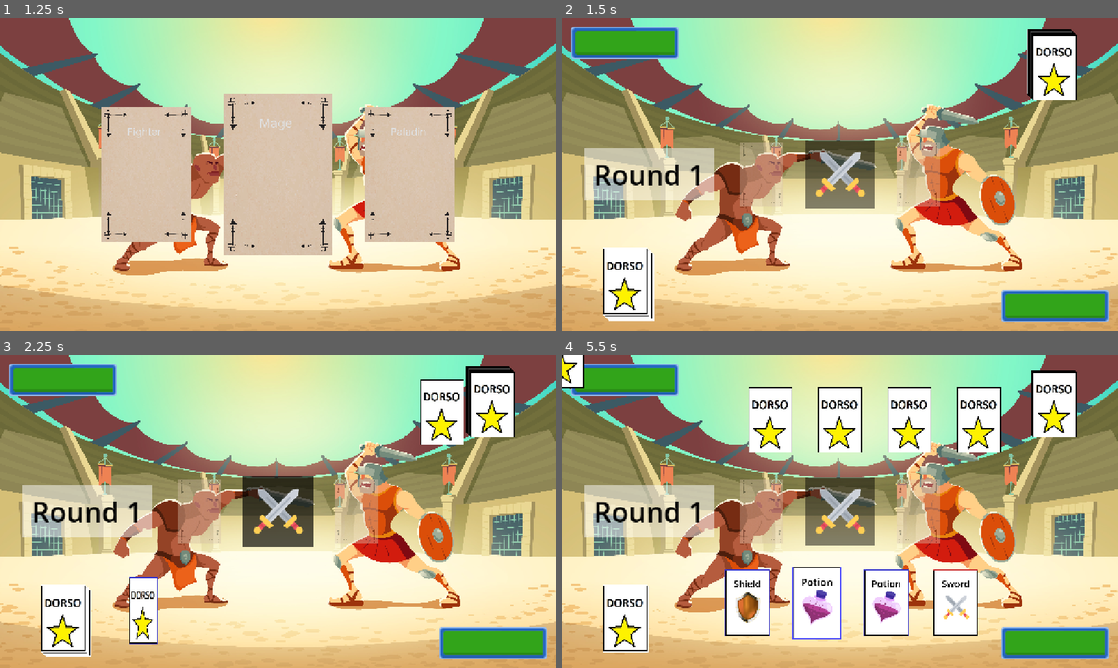
Above: before the commit, frames 1-4 (two rows, left to right).
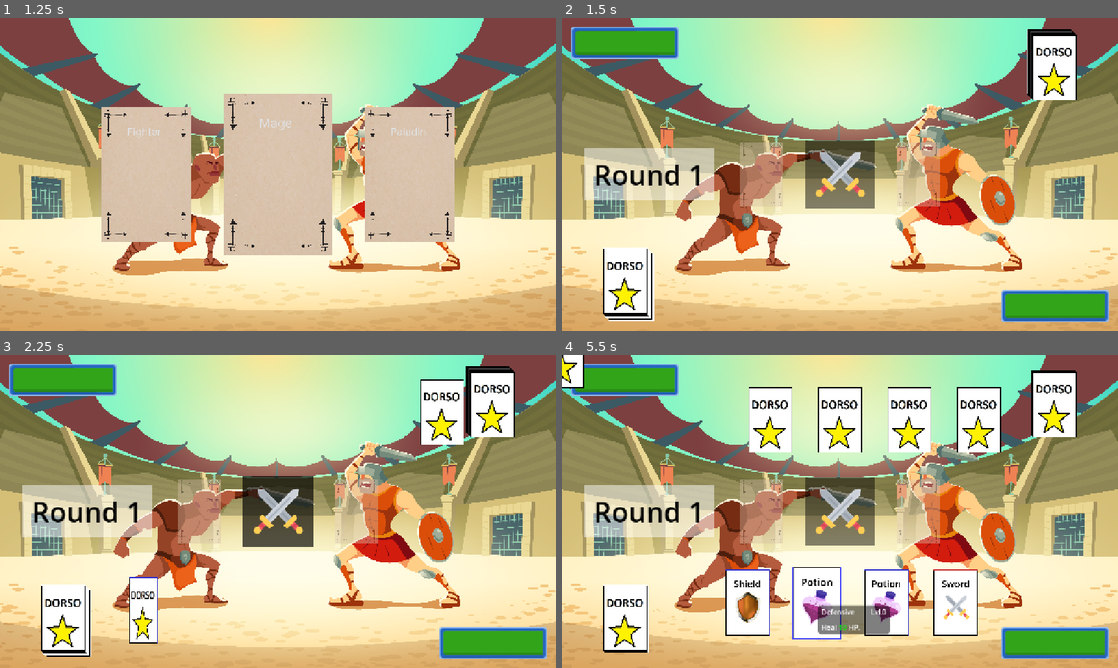
Above: after the commit, the same moments.

Repository: ChrisNGDC/cards_combat_game
Game: Godot game, scene res://escenes/main_menu.tscn
The game is run twice, just before and just after one commit, with the same random seed, the same clock (stepped at 60 frames per second) and the same inputs.
Inputs (mouse positions are in pixels of both pictures, inside the frame that each line leads up to):
- Up to frame 1 (1.25 s): click "Play" at 0.5 s
- Up to frame 2 (1.5 s): tap Enter at 1.25 s; drag from (706, 174) to (973, 174) at 1.27 s
- Up to frame 3 (2.25 s): click (278, 511) at 2 s
- Up to frame 4 (5.5 s): click (840, 511) at 2.75 s; click (840, 511) at 3.5 s; drag from (745, 602) to (884, 602) at 4.27 s; move the mouse to (817, 602) at 5.02 s; tap I at 5.1 s; click (817, 602) at 5.17 s

Frame 1 is identical in both runs. In frame 2, less than 0.1% of the frame differs, in the area x 7-17%, y 74-97%; in frame 3, less than 0.1%; in frame 4, 1.3%, in the area x 7-59%, y 68-96%.
Error in both runs: Invalid type in function 'window_set_size' in base 'DisplayServer'. Cannot convert argument 1 from Nil to Vector2i. (res://scripts/config_manager.gd:42)

Commit message:
build-patch; add tooltip functionality for cards, including new tooltip scene and updates to card descriptions

Diff:
--- /dev/null
+++ b/escenes/canvas_layer.tscn
@@ -0,0 +1,4 @@
+[gd_scene format=3 uid="uid://dwougphpc3plb"]
+
+[node name="CanvasLayer" type="CanvasLayer" unique_id=2136716578]
+layer = 128
--- a/escenes/card.tscn
+++ b/escenes/card.tscn
@@ -1,6 +1,7 @@
 [gd_scene format=3 uid="uid://cniswy7pwm8r0"]
 
 [ext_resource type="Script" uid="uid://byy0gnvcl33js" path="res://scripts/Cards/card.gd" id="1_axbyx"]
+[ext_resource type="PackedScene" uid="uid://bemuew7rrnehv" path="res://escenes/card_info_tooltip.tscn" id="2_7o4fp"]
 [ext_resource type="Texture2D" uid="uid://bl7mqkxk72bga" path="res://images/card_border.png" id="2_o6ujv"]
 [ext_resource type="Texture2D" uid="uid://dkcqanw4fnmis" path="res://images/cardback.jpg" id="3_axbyx"]
 [ext_resource type="Texture2D" uid="uid://bysdss4i3428i" path="res://images/blank_card.jpg" id="3_mv2r5"]
@@ -14,11 +15,12 @@
 z_index = 1
 scale = Vector2(0.25, 0.25)
 script = ExtResource("1_axbyx")
+tooltip_scene = ExtResource("2_7o4fp")
 
 [node name="Borde" type="Sprite2D" parent="." unique_id=1286464844]
 z_index = 1
 position = Vector2(1.4543533e-05, -9.536743e-07)
-scale = Vector2(1.82, 1.865)
+scale = Vector2(1.81, 1.855)
 texture = ExtResource("2_o6ujv")
 
 [node name="CardFrontImage" type="Sprite2D" parent="." unique_id=630626316]
--- /dev/null
+++ b/escenes/card_info_tooltip.tscn
@@ -0,0 +1,47 @@
+[gd_scene format=3 uid="uid://bemuew7rrnehv"]
+
+[sub_resource type="StyleBoxFlat" id="StyleBoxFlat_h1i6l"]
+bg_color = Color(0, 0, 0, 0.5019608)
+border_blend = true
+corner_radius_top_left = 8
+corner_radius_top_right = 8
+corner_radius_bottom_right = 8
+corner_radius_bottom_left = 8
+expand_margin_left = 8.0
+expand_margin_top = 4.0
+expand_margin_right = 8.0
+expand_margin_bottom = 4.0
+
+[node name="CardInfoTooltip" type="PanelContainer" unique_id=936405202]
+z_index = 1
+offset_right = 3.0
+offset_bottom = 35.0
+size_flags_vertical = 3
+mouse_filter = 2
+theme_override_styles/panel = SubResource("StyleBoxFlat_h1i6l")
+
+[node name="VBox" type="VBoxContainer" parent="." unique_id=785434007]
+layout_mode = 2
+
+[node name="HBox" type="HBoxContainer" parent="VBox" unique_id=275228997]
+layout_mode = 2
+
+[node name="TypeLabel" type="Label" parent="VBox/HBox" unique_id=206401641]
+layout_mode = 2
+size_flags_horizontal = 2
+vertical_alignment = 1
+
+[node name="LevelLabel" type="Label" parent="VBox/HBox" unique_id=518753253]
+layout_mode = 2
+size_flags_horizontal = 10
+horizontal_alignment = 2
+vertical_alignment = 1
+
+[node name="HSeparator" type="HSeparator" parent="VBox" unique_id=5419257]
+layout_mode = 2
+
+[node name="InfoText" type="RichTextLabel" parent="VBox" unique_id=1959886063]
+custom_minimum_size = Vector2(150, 0)
+layout_mode = 2
+bbcode_enabled = true
+fit_content = true
--- a/project.godot
+++ b/project.godot
@@ -21,6 +21,7 @@
 GlobalData="*uid://d36hbym4lvg2a"
 SaveManager="*uid://wsmh8wpfeill"
 ConfigManager="*uid://dq4fpa7w2jdbu"
+TooltipManager="*uid://dwougphpc3plb"
 
 [display]
 
--- a/resources/translations.csv
+++ b/resources/translations.csv
@@ -11,6 +11,15 @@
 CARD_MAGIC,Magic,Magia
 CARD_MIRROR,Mirror,Espejo
 CARD_POTION,Potion,Poción
+CARD_OFFENSIVE,Offensive,Ofensiva
+CARD_DEFENSIVE,Defensive,Defensiva
+CARD_PHYSICAL,Physical,Físico
+CARD_MAGICAL,Magical,Mágico
+CARD_NONE,None,Ninguno
+CARD_OFFENSIVE_DESC,Deal [color=%s]%d[/color] %s damage to the enemy.,Inflige [color=%s]%d[/color] de daño %s al enemigo.
+CARD_SHIELD_DESC,Block [color=%s]%d[/color] Physical damage.,Bloquea [color=%s]%d[/color] de daño Físico.
+CARD_MIRROR_DESC,Reflect all Magic damage back to the enemy.,Refleja todo el daño Mágico de vuelta al enemigo.
+CARD_POTION_DESC,Heal [color=%s]%d[/color] HP.,Cura [color=%s]%d[/color] de vida.
 COMBAT_ROUND,Round,Ronda
 COMBAT_NEXT_ROUND,Next Round,Siguiente Ronda
 COMBAT_ROUND_WARNING,This can only be pressed with an empty deck and full hand.,Esto solo se puede presionar con el mazo vacío y la mano llena.
--- a/scripts/Cards/Mirror_card.gd
+++ b/scripts/Cards/Mirror_card.gd
@@ -2,4 +2,4 @@
 class_name MirrorCard
 
 func _init(_nivel_actual = 0, _nivel_max = 0):
-	super ("CARD_MIRROR", "res://images/mirror.png", "Defensivo", _nivel_actual, _nivel_max, "Ninguno")
+	super ("CARD_MIRROR", "res://images/mirror.png", "CARD_DEFENSIVE", _nivel_actual, _nivel_max, "CARD_NONE", "CARD_MIRROR_DESC")
--- a/scripts/Cards/base_card.gd
+++ b/scripts/Cards/base_card.gd
@@ -7,14 +7,16 @@
 @export var nivel_actual: int
 @export var nivel_max: int
 @export_enum("Fisico", "Magico", "Ninguno") var tipo_danio: String
+@export var description: String
 
-func _init(_nombre, _ruta_imagen, _tipo, _nivel_actual, _nivel_max, _tipo_danio):
+func _init(_nombre, _ruta_imagen, _tipo, _nivel_actual, _nivel_max, _tipo_danio, _description):
 	self.nombre = _nombre
 	self.ruta_imagen = _ruta_imagen
 	self.tipo = _tipo
 	self.nivel_actual = _nivel_actual
 	self.nivel_max = _nivel_max
 	self.tipo_danio = _tipo_danio
+	self.description = _description
 
 func upgradeable():
 	return nivel_actual < nivel_max
--- a/scripts/Cards/card.gd
+++ b/scripts/Cards/card.gd
@@ -2,6 +2,8 @@
 
 const COLOR_OFENSIVO = Color(0.8, 0.2, 0.2)
 const COLOR_DEFENSIVO = Color(0.2, 0.2, 0.8)
+
+@export var tooltip_scene: PackedScene
 
 @onready var level_label = $UpgradeLabel
 @onready var card_front = $CardFrontImage
@@ -22,7 +24,8 @@
 var anchor_pos: Vector2
 var own_by_player: bool
 var selected: bool = false
-
+var show_tooltip: bool = true
+var current_tooltip = null
 
 func _ready():
 	_aplicar_datos()
@@ -30,7 +33,17 @@
 
 
 func _process(_delta: float) -> void:
-	pass
+	if current_tooltip:
+		var mouse_pos = get_global_mouse_position()
+		var screen_size = get_viewport_rect().size
+		var tooltip_size = current_tooltip.get_global_rect().size
+		var offset = Vector2(10, 10)
+		if mouse_pos.x + offset.x + tooltip_size.x > screen_size.x:
+			offset.x = - tooltip_size.x
+		if mouse_pos.y + offset.y + tooltip_size.y > screen_size.y:
+			offset.y = - tooltip_size.y
+
+		current_tooltip.global_position = mouse_pos + offset
 
 
 func setup(datos: BaseCard, player: bool):
@@ -47,6 +60,32 @@
 	card_name.visible = si
 	level_label.visible = si
 	card_back.visible = !si
+
+
+func show_tooltip_info(si: bool):
+	if si:
+		current_tooltip = tooltip_scene.instantiate()
+		TooltipManager.add_child(current_tooltip)
+		current_tooltip.get_node("VBox/HBox/TypeLabel").text = tr(datos_carta.tipo)
+		current_tooltip.get_node("VBox/HBox/LevelLabel").text = "Lvl." + (str(datos_carta.nivel_actual) if datos_carta.nivel_actual < datos_carta.nivel_max else "Max")
+		var description_values = []
+		match datos_carta.nombre:
+			"CARD_SWORD":
+				description_values = ["#ff0000", datos_carta.damage_amount(), tr(datos_carta.tipo_danio)]
+			"CARD_MAGIC":
+				description_values = ["#ffff00", datos_carta.damage_amount(), tr(datos_carta.tipo_danio)]
+			"CARD_SHIELD":
+				description_values = ["#0000ff", datos_carta.block_amount()]
+			"CARD_MIRROR":
+				description_values = []
+			"CARD_POTION":
+				description_values = ["#00ff00", datos_carta.heal_amount()]
+		current_tooltip.get_node("VBox/InfoText").text = tr(datos_carta.description) % description_values
+		current_tooltip.global_position = get_global_mouse_position() + Vector2(0, 0)
+	else:
+		if current_tooltip:
+			current_tooltip.queue_free()
+			current_tooltip = null
 
 
 func _aplicar_datos():
@@ -67,9 +106,9 @@
 	if has_node("Borde"):
 		var nodo_borde = get_node("Borde")
 		match datos_carta.tipo:
-			"Ofensivo":
+			"CARD_OFFENSIVE":
 				nodo_borde.self_modulate = COLOR_OFENSIVO
-			"Defensivo":
+			"CARD_DEFENSIVE":
 				nodo_borde.self_modulate = COLOR_DEFENSIVO
 
 func quitar_borde():
@@ -89,10 +128,13 @@
 		level_label.label_settings = gold_style
 
 func _on_area_2d_mouse_entered():
-	if self.own_by_player and self.card_front.visible:
-		get_node("Borde").self_modulate *= 1.5
+	if self.card_front.visible:
+		if self.own_by_player:
+			get_node("Borde").self_modulate *= 1.5
 		if not self.selected:
 			apply_scale_tween(self.escala_grande)
+		if show_tooltip:
+			show_tooltip_info(true)
 
 
 func _on_area_2d_mouse_exited():
@@ -100,6 +142,8 @@
 		get_node("Borde").self_modulate /= 1.5
 		if not self.selected:
 			apply_scale_tween(self.escala_normal)
+		if current_tooltip:
+			show_tooltip_info(false)
 
 func apply_scale_tween(target_scale: Vector2):
 	var tween = create_tween().set_trans(Tween.TRANS_SINE).set_ease(Tween.EASE_OUT)
--- a/scripts/Cards/magic_card.gd
+++ b/scripts/Cards/magic_card.gd
@@ -2,4 +2,8 @@
 class_name MagicCard
 
 func _init(_nivel_actual = 0, _nivel_max = 0):
-	super ("CARD_MAGIC", "res://images/magic.png", "Ofensivo", _nivel_actual, _nivel_max, "Magico")
+	super ("CARD_MAGIC", "res://images/magic.png", "CARD_OFFENSIVE", _nivel_actual, _nivel_max, "CARD_MAGICAL", "CARD_OFFENSIVE_DESC")
+
+
+func damage_amount():
+	return 10 + nivel_actual * 5
--- a/scripts/Cards/potion_card.gd
+++ b/scripts/Cards/potion_card.gd
@@ -2,4 +2,8 @@
 class_name PotionCard
 
 func _init(_nivel_actual = 0, _nivel_max = 0):
-	super ("CARD_POTION", "res://images/potion.png", "Defensivo", _nivel_actual, _nivel_max, "Ninguno")
+	super ("CARD_POTION", "res://images/potion.png", "CARD_DEFENSIVE", _nivel_actual, _nivel_max, "CARD_NONE", "CARD_POTION_DESC")
+
+
+func heal_amount():
+	return 10 + nivel_actual * 15
--- a/scripts/Cards/shield_card.gd
+++ b/scripts/Cards/shield_card.gd
@@ -2,4 +2,8 @@
 class_name ShieldCard
 
 func _init(_nivel_actual = 0, _nivel_max = 0):
-	super ("CARD_SHIELD", "res://images/shield.png", "Defensivo", _nivel_actual, _nivel_max, "Ninguno")
+	super ("CARD_SHIELD", "res://images/shield.png", "CARD_DEFENSIVE", _nivel_actual, _nivel_max, "CARD_NONE", "CARD_SHIELD_DESC")
+
+
+func block_amount():
+	return 10 + nivel_actual * 10
--- a/scripts/Cards/sword_card.gd
+++ b/scripts/Cards/sword_card.gd
@@ -2,4 +2,8 @@
 class_name SwordCard
 
 func _init(_nivel_actual = 0, _nivel_max = 0):
-	super ("CARD_SWORD", "res://images/sword.png", "Ofensivo", _nivel_actual, _nivel_max, "Fisico")
+	super ("CARD_SWORD", "res://images/sword.png", "CARD_OFFENSIVE", _nivel_actual, _nivel_max, "CARD_PHYSICAL", "CARD_OFFENSIVE_DESC")
+
+
+func damage_amount():
+	return 10 + nivel_actual * 10
--- a/scripts/Combat/card_manager.gd
+++ b/scripts/Combat/card_manager.gd
@@ -58,9 +58,10 @@
 # Called every frame. 'delta' is the elapsed time since the previous frame.
 func _process(_delta: float) -> void:
 	if card_being_dragged:
+		show_cards_tooltip(false)
+		card_being_dragged.show_tooltip_info(false)
 		card_being_dragged.position = get_global_mouse_position()
-	var debe_resaltar = card_being_dragged and \
-	card_being_dragged.position.distance_to(player_slot_pos) < 120
+	var debe_resaltar = card_being_dragged and card_being_dragged.position.distance_to(player_slot_pos) < 120
 	var target_color = highlight_color if debe_resaltar else normal_color
 	var target_scale = slot_scale * 1.2 if debe_resaltar else slot_scale
 	if player_card_slot.modulate != target_color:
@@ -80,6 +81,8 @@
 		else:
 			if card_being_dragged:
 				check_drop_card()
+				show_cards_tooltip(true)
+				card_being_dragged.show_tooltip_info(true)
 				card_being_dragged = null
 
 
@@ -166,6 +169,11 @@
 	return null
 
 
+func show_cards_tooltip(si: bool):
+	for card in cartas_mano_player:
+		card.show_tooltip = si
+
+
 func flip_card(carta):
 	var flip_tween = get_tree().create_tween()
 	flip_tween.tween_property(carta, "scale:x", 0.0, 0.5).set_ease(Tween.EASE_IN)
@@ -181,7 +189,7 @@
 
 	var cpu_sword_prio = (cpu_card.nombre == "CARD_SWORD" and player_card.nombre == "CARD_MAGIC")
 
-	if (cpu_card.tipo == "Ofensivo" and player_card.tipo != "Ofensivo") or cpu_sword_prio:
+	if (cpu_card.tipo == "CARD_OFFENSIVE" and player_card.tipo != "CARD_OFFENSIVE") or cpu_sword_prio:
 		primera = cpu_card
 		segunda = player_card
 		player_va_primero = false
@@ -190,9 +198,9 @@
 		segunda = cpu_card
 		player_va_primero = true
 
-	var invalid_potion = primera.tipo == "Ofensivo" and segunda.nombre == "CARD_POTION"
-	var invalid_mirror = primera.tipo_danio == "Fisico" and segunda.nombre == "CARD_MIRROR"
-	var invalid_shield = primera.tipo_danio == "Magico" and segunda.nombre == "CARD_SHIELD"
+	var invalid_potion = primera.tipo == "CARD_OFFENSIVE" and segunda.nombre == "CARD_POTION"
+	var invalid_mirror = primera.tipo_danio == "CARD_PHYSICAL" and segunda.nombre == "CARD_MIRROR"
+	var invalid_shield = primera.tipo_danio == "CARD_MAGICAL" and segunda.nombre == "CARD_SHIELD"
 	var invalid_magic = primera.nombre == "CARD_SWORD" and segunda.nombre == "CARD_MAGIC"
 	var invalid_second = invalid_potion or invalid_mirror or invalid_shield or invalid_magic
 
@@ -209,22 +217,19 @@
 func play_card(card: BaseCard, es_jugador: bool):
 	match card.nombre:
 		"CARD_SWORD":
-			var dmg_lvl_mult = 10
-			var damage = 10 + dmg_lvl_mult * card.nivel_actual
+			var damage = card.damage_amount()
 			if es_jugador:
 				GlobalData.cpu_damage_to_recieve += damage
 			else:
 				GlobalData.player_damage_to_recieve += damage
 		"CARD_MAGIC":
-			var dmg_lvl_mult = 5
-			var damage = 10 + dmg_lvl_mult * card.nivel_actual
+			var damage = card.damage_amount()
 			if es_jugador:
 				GlobalData.cpu_damage_to_recieve += damage
 			else:
 				GlobalData.player_damage_to_recieve += damage
 		"CARD_SHIELD":
-			var dmg_lvl_mult = 10
-			var damage = 10 + dmg_lvl_mult * card.nivel_actual
+			var damage = card.block_amount()
 			if es_jugador:
 				GlobalData.player_damage_to_recieve = max(0, GlobalData.player_damage_to_recieve - damage)
 			else:
@@ -237,8 +242,7 @@
 				GlobalData.player_damage_to_recieve += GlobalData.cpu_damage_to_recieve
 				GlobalData.cpu_damage_to_recieve = 0
 		"CARD_POTION":
-			var heal_lvl_mult = 20
-			var healing = 10 + heal_lvl_mult * card.nivel_actual
+			var healing = card.heal_amount()
 			if es_jugador:
 				GlobalData.player_damage_to_recieve -= healing
 			else:
@@ -258,6 +262,8 @@
 		await animar_vuelo_repartida(cpu_choice, cpu_slot_pos, true)
 		await get_tree().create_timer(1.5).timeout
 		await combat(card_in_slot.datos_carta, cpu_choice.datos_carta)
+		card_in_slot.show_tooltip_info(false)
+		cpu_choice.show_tooltip_info(false)
 		cartas_mano_player.erase(card_in_slot)
 		cartas_mano_cpu.erase(cpu_choice)
 		card_in_slot.queue_free()
Binary file changed: resources/translations.en.translation
Binary file changed: resources/translations.es.translation
